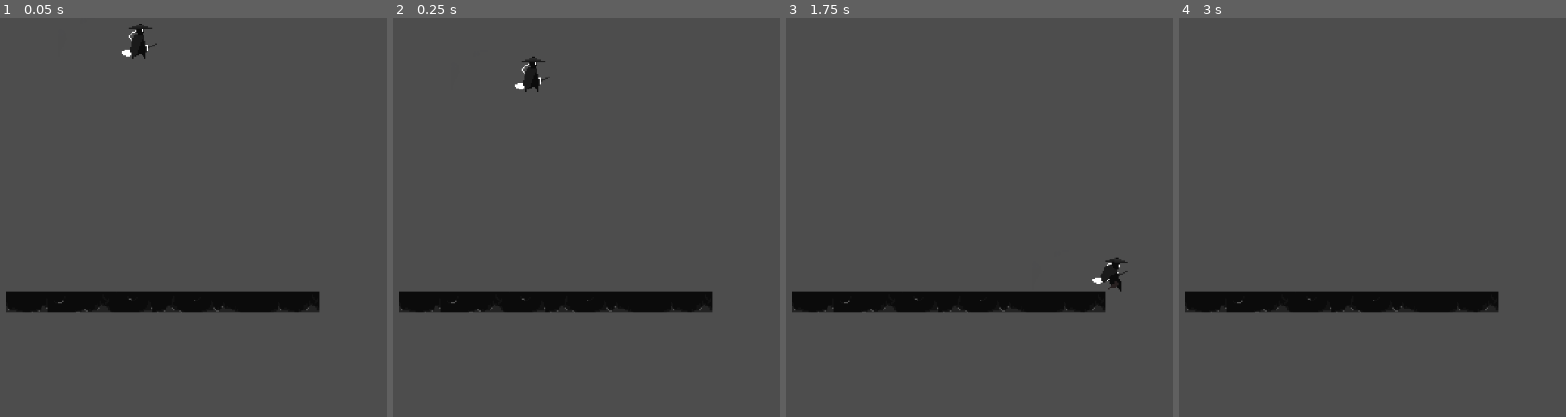
Above: before the commit, frames 1-4 (left to right).
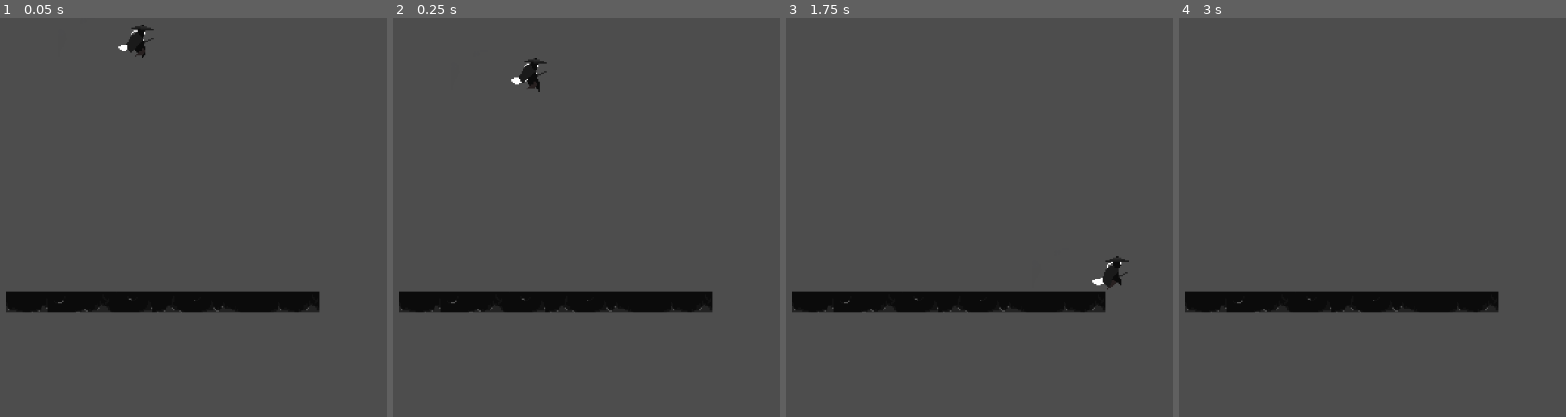
Above: after the commit, the same moments.

Repository: Pbrochu94/Prototype_game
Game: Godot game, scene res://prototype_scene.tscn
Two runs of this game, one before a commit and one after it. Both use one fixed random seed, a clock stepped at 60 frames per second and the inputs below.
Inputs:
- Up to frame 1 (0.05 s): no input
- Up to frame 2 (0.25 s): no input
- Up to frame 3 (1.75 s): hold D (move_right) from 0.53 s (still down); tap Space (jump) at 0.6, 0.77, 1.07, 1.35, 1.52 s
- Up to frame 4 (3 s): tap Space (jump) at 1.82, 2.1, 2.85 s; release D (move_right) at 2.03 s; hold A (move_left) 2.03-2.78 s; tap Enter at 2.75 s; hold D (move_right) from 2.78 s (still down)

The runs differ from the first frame. In frame 1, 0.2% of the frame differs, in the area x 30-41%, y 1-11%; in frame 2, 0.2%, in the area x 30-41%, y 9-19%; in frame 3, 0.2%; in frame 4, nothing differs.

Commit message:
Basic move script done, need to work on changing the is_on_floor() inside the input listeners for a state

Diff:
--- a/Main character/main_character2D.gd
+++ b/Main character/main_character2D.gd
@@ -3,53 +3,70 @@
 @export var speed := 120.0
 @export var jump_force := -300.0
 @export var gravity := 800.0
+@onready var anim = $AnimatedSprite2D
+var direction
+enum State {
+	IDLE,
+	RUNNING,
+	JUMPING,
+	FALLING
+}
+var currentState = State.IDLE
 
-@onready var anim = $AnimatedSprite2D
 
 
 func _physics_process(delta):
-	# Gravité
-	if not is_on_floor():
-		falling(gravity, delta)
+	#Gravity
+	velocity.y += gravity * delta
+	print(State.keys()[currentState])
 
+	#Direction
+	var direction = Input.get_axis("move_left", "move_right")
+	velocity.x = direction * speed
+	#Update state
+	updateState(direction)
+	#Check for inputs
+	inputListener()
+	#Update sprite direction
+	updateSpriteDirection(direction)
+	#Update animation
+	updateAnim()
+	move_and_slide()
 
-
-	# Saut
-	if Input.is_action_just_pressed("jump") and is_on_floor():
+func inputListener():
+	if is_on_floor() and Input.is_action_just_pressed("jump"):
 		jump()
 
-
-	# Mouvement gauche/droite
-	var direction = Input.get_axis("move_left", "move_right")
-	velocity.x = direction * speed
-
-	# Flip du sprite
-	if direction < 0:
-		flipAnim("right")
-	elif direction > 0:
-		flipAnim("left")
-	elif direction != 0:
-		run()
-	else:
-		idleAnim()
-
-	move_and_slide()
-func idleAnim():
-	anim.play("idle")
-	print("idle")
-func run():
-	anim.play("running")
+func updateState(direction):
+	if not is_on_floor():
+		if velocity.y < 0:
+			currentState = State.JUMPING
+		else:
+			currentState = State.FALLING
+	elif is_on_floor():
+		if direction == 0:
+			currentState = State.IDLE
+		else:
+			currentState = State.RUNNING
+func updateAnim():
+	match currentState:
+		State.IDLE:
+			if anim.animation != "idle":
+				anim.play("idle")
+		State.RUNNING:
+			if anim.animation != "running":
+				anim.play("running")
+		State.JUMPING:
+			if anim.animation != "jump":
+				anim.play("jump")
+		State.FALLING:
+			if anim.animation != "falling":
+				anim.play("falling")
 func jump():
 	velocity.y = jump_force
-	anim.play("jump")
 	print("JUMP")
-func falling(gravity, delta):
-	anim.play("falling")
-	velocity.y += gravity * delta
-	print("FALLING")
-func flipAnim(direction):
-	print("flip")
-	if direction == "right":
+func updateSpriteDirection(direction):
+	if direction < 0:
 		anim.flip_h = true
-	if direction == "left":
+	if direction > 0:
 		anim.flip_h = false
--- a/Main character/main_character2D.tscn
+++ b/Main character/main_character2D.tscn
@@ -176,7 +176,7 @@
 "duration": 1.0,
 "texture": SubResource("AtlasTexture_gahw5")
 }],
-"loop": true,
+"loop": false,
 "name": &"falling",
 "speed": 10.0
 }, {
@@ -258,7 +258,7 @@
 "duration": 1.0,
 "texture": SubResource("AtlasTexture_kfinb")
 }],
-"loop": true,
+"loop": false,
 "name": &"jump",
 "speed": 15.0
 }, {
@@ -300,8 +300,7 @@
 
 [node name="AnimatedSprite2D" type="AnimatedSprite2D" parent="."]
 sprite_frames = SubResource("SpriteFrames_bb37l")
-animation = &"running"
-frame_progress = 0.513166
+animation = &"jump"
 
 [node name="CollisionShape2D" type="CollisionShape2D" parent="."]
 position = Vector2(-1, 12)
